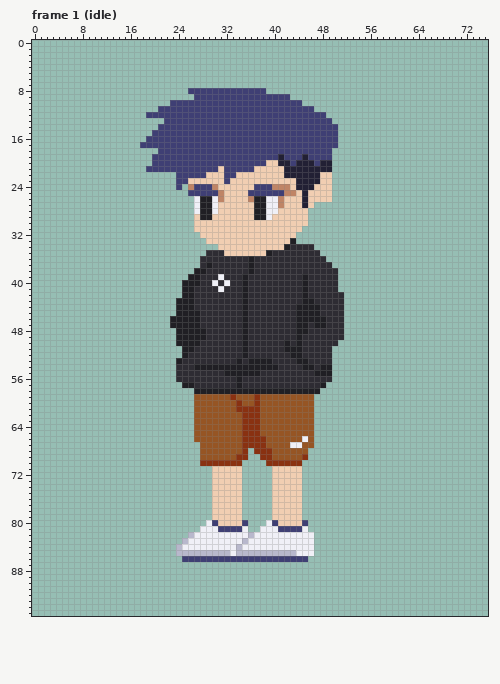
Two versions of one pixel-art file, assets/player/player.aseprite. Above: the version before the commit.
76x96 pixels, 20 frames. Shown: frame 1 (idle). The commit also changed other frames, which this record leaves out.
After:
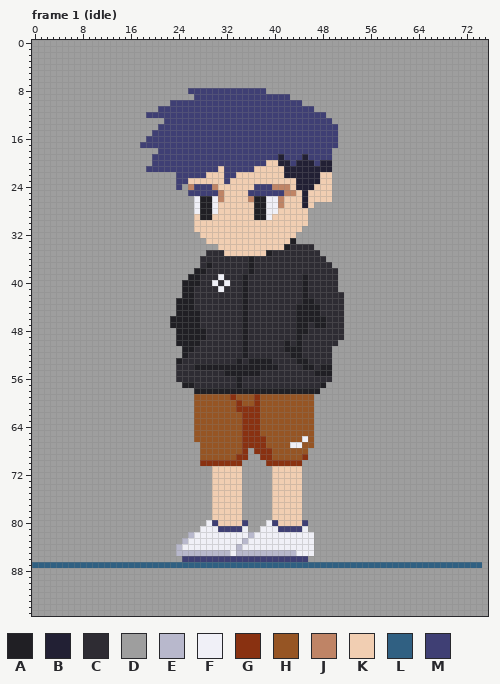
Palette (. is transparent): A #201f24  B #222034  C #2e2c33  D #9e9e9e  E #b8b8cc  F #f0f0f7  G #893111  H #965524  J #bf8466  K #f1ceb2  L #306082  M #3f3f74
The commit says: assets: main char jump fall frames
The exact change:
layer "Background" now shown
Frame 1 (idle), layer "Background":
y 0..7: x 0..75 ............................................................................ -> DDDDDDDDDDDDDDDDDDDDDDDDDDDDDDDDDDDDDDDDDDDDDDDDDDDDDDDDDDDDDDDDDDDDDDDDDDDD
y 8: x 0..25 .......................... -> DDDDDDDDDDDDDDDDDDDDDDDDDD; x 39..75 ..................................... -> DDDDDDDDDDDDDDDDDDDDDDDDDDDDDDDDDDDDD
y 9: x 0..26 ........................... -> DDDDDDDDDDDDDDDDDDDDDDDDDDD; x 43..75 ................................. -> DDDDDDDDDDDDDDDDDDDDDDDDDDDDDDDDD
y 10: x 0..22 ....................... -> DDDDDDDDDDDDDDDDDDDDDDD; x 45..75 ............................... -> DDDDDDDDDDDDDDDDDDDDDDDDDDDDDDD
y 11: x 0..20 ..................... -> DDDDDDDDDDDDDDDDDDDDD; x 47..75 ............................. -> DDDDDDDDDDDDDDDDDDDDDDDDDDDDD
y 12: x 0..18 ................... -> DDDDDDDDDDDDDDDDDDD; x 49..75 ........................... -> DDDDDDDDDDDDDDDDDDDDDDDDDDD
y 13: x 0..21 ...................... -> DDDDDDDDDDDDDDDDDDDDDD; x 50..75 .......................... -> DDDDDDDDDDDDDDDDDDDDDDDDDD
y 14: x 0..20 ..................... -> DDDDDDDDDDDDDDDDDDDDD; x 51..75 ......................... -> DDDDDDDDDDDDDDDDDDDDDDDDD
y 15: x 0..19 .................... -> DDDDDDDDDDDDDDDDDDDD; x 51..75 ......................... -> DDDDDDDDDDDDDDDDDDDDDDDDD
y 16: x 0..18 ................... -> DDDDDDDDDDDDDDDDDDD; x 51..75 ......................... -> DDDDDDDDDDDDDDDDDDDDDDDDD
y 17: x 0..17 .................. -> DDDDDDDDDDDDDDDDDD; x 51..75 ......................... -> DDDDDDDDDDDDDDDDDDDDDDDDD
y 18: x 0..20 ..................... -> DDDDDDDDDDDDDDDDDDDDD; x 50..75 .......................... -> DDDDDDDDDDDDDDDDDDDDDDDDDD
y 19..20: x 0..19 .................... -> DDDDDDDDDDDDDDDDDDDD; x 50..75 .......................... -> DDDDDDDDDDDDDDDDDDDDDDDDDD
y 21: x 0..18 ................... -> DDDDDDDDDDDDDDDDDDD; x 50..75 .......................... -> DDDDDDDDDDDDDDDDDDDDDDDDDD
y 22..23: x 0..23 ........................ -> DDDDDDDDDDDDDDDDDDDDDDDD; x 50..75 .......................... -> DDDDDDDDDDDDDDDDDDDDDDDDDD
y 24: x 0..23 ........................ -> DDDDDDDDDDDDDDDDDDDDDDDD; x 25 . -> D; x 50..75 .......................... -> DDDDDDDDDDDDDDDDDDDDDDDDDD
y 25: x 0..25 .......................... -> DDDDDDDDDDDDDDDDDDDDDDDDDD; x 50..75 .......................... -> DDDDDDDDDDDDDDDDDDDDDDDDDD
y 26: x 0..26 ........................... -> DDDDDDDDDDDDDDDDDDDDDDDDDDD; x 50..75 .......................... -> DDDDDDDDDDDDDDDDDDDDDDDDDD
y 27: x 0..26 ........................... -> DDDDDDDDDDDDDDDDDDDDDDDDDDD; x 47..75 ............................. -> DDDDDDDDDDDDDDDDDDDDDDDDDDDDD
y 28..30: x 0..26 ........................... -> DDDDDDDDDDDDDDDDDDDDDDDDDDD; x 46..75 .............................. -> DDDDDDDDDDDDDDDDDDDDDDDDDDDDDD
y 31: x 0..26 ........................... -> DDDDDDDDDDDDDDDDDDDDDDDDDDD; x 45..75 ............................... -> DDDDDDDDDDDDDDDDDDDDDDDDDDDDDDD
y 32: x 0..27 ............................ -> DDDDDDDDDDDDDDDDDDDDDDDDDDDD; x 44..75 ................................ -> DDDDDDDDDDDDDDDDDDDDDDDDDDDDDDDD
y 33: x 0..28 ............................. -> DDDDDDDDDDDDDDDDDDDDDDDDDDDDD; x 44..75 ................................ -> DDDDDDDDDDDDDDDDDDDDDDDDDDDDDDDD
y 34: x 0..30 ............................... -> DDDDDDDDDDDDDDDDDDDDDDDDDDDDDDD; x 47..75 ............................. -> DDDDDDDDDDDDDDDDDDDDDDDDDDDDD
y 35: x 0..28 ............................. -> DDDDDDDDDDDDDDDDDDDDDDDDDDDDD; x 48..75 ............................ -> DDDDDDDDDDDDDDDDDDDDDDDDDDDD
y 36: x 0..27 ............................ -> DDDDDDDDDDDDDDDDDDDDDDDDDDDD; x 49..75 ........................... -> DDDDDDDDDDDDDDDDDDDDDDDDDDD
y 37: x 0..27 ............................ -> DDDDDDDDDDDDDDDDDDDDDDDDDDDD; x 50..75 .......................... -> DDDDDDDDDDDDDDDDDDDDDDDDDD
y 38: x 0..26 ........................... -> DDDDDDDDDDDDDDDDDDDDDDDDDDD; x 51..75 ......................... -> DDDDDDDDDDDDDDDDDDDDDDDDD
y 39: x 0..25 .......................... -> DDDDDDDDDDDDDDDDDDDDDDDDDD; x 51..75 ......................... -> DDDDDDDDDDDDDDDDDDDDDDDDD
y 40..41: x 0..24 ......................... -> DDDDDDDDDDDDDDDDDDDDDDDDD; x 51..75 ......................... -> DDDDDDDDDDDDDDDDDDDDDDDDD
y 42: x 0..24 ......................... -> DDDDDDDDDDDDDDDDDDDDDDDDD; x 52..75 ........................ -> DDDDDDDDDDDDDDDDDDDDDDDD
y 43..45: x 0..23 ........................ -> DDDDDDDDDDDDDDDDDDDDDDDD; x 52..75 ........................ -> DDDDDDDDDDDDDDDDDDDDDDDD
y 46..47: x 0..22 ....................... -> DDDDDDDDDDDDDDDDDDDDDDD; x 52..75 ........................ -> DDDDDDDDDDDDDDDDDDDDDDDD
y 48..49: x 0..23 ........................ -> DDDDDDDDDDDDDDDDDDDDDDDD; x 52..75 ........................ -> DDDDDDDDDDDDDDDDDDDDDDDD
y 50: x 0..23 ........................ -> DDDDDDDDDDDDDDDDDDDDDDDD; x 51..75 ......................... -> DDDDDDDDDDDDDDDDDDDDDDDDD
y 51..52: x 0..24 ......................... -> DDDDDDDDDDDDDDDDDDDDDDDDD; x 50..75 .......................... -> DDDDDDDDDDDDDDDDDDDDDDDDDD
y 53..56: x 0..23 ........................ -> DDDDDDDDDDDDDDDDDDDDDDDD; x 50..75 .......................... -> DDDDDDDDDDDDDDDDDDDDDDDDDD
y 57: x 0..24 ......................... -> DDDDDDDDDDDDDDDDDDDDDDDDD; x 49..75 ........................... -> DDDDDDDDDDDDDDDDDDDDDDDDDDD
y 58: x 0..26 ........................... -> DDDDDDDDDDDDDDDDDDDDDDDDDDD; x 48..75 ............................ -> DDDDDDDDDDDDDDDDDDDDDDDDDDDD
y 59..66: x 0..26 ........................... -> DDDDDDDDDDDDDDDDDDDDDDDDDDD; x 47..75 ............................. -> DDDDDDDDDDDDDDDDDDDDDDDDDDDDD
y 67: x 0..27 ............................ -> DDDDDDDDDDDDDDDDDDDDDDDDDDDD; x 47..75 ............................. -> DDDDDDDDDDDDDDDDDDDDDDDDDDDDD
y 68: x 0..27 ............................ -> DDDDDDDDDDDDDDDDDDDDDDDDDDDD; x 36 . -> D; x 46..75 .............................. -> DDDDDDDDDDDDDDDDDDDDDDDDDDDDDD
y 69: x 0..27 ............................ -> DDDDDDDDDDDDDDDDDDDDDDDDDDDD; x 36..37 .. -> DD; x 46..75 .............................. -> DDDDDDDDDDDDDDDDDDDDDDDDDDDDDD
y 70: x 0..27 ............................ -> DDDDDDDDDDDDDDDDDDDDDDDDDDDD; x 35..38 .... -> DDDD; x 45..75 ............................... -> DDDDDDDDDDDDDDDDDDDDDDDDDDDDDDD
y 71..79: x 0..29 .............................. -> DDDDDDDDDDDDDDDDDDDDDDDDDDDDDD; x 35..39 ..... -> DDDDD; x 45..75 ............................... -> DDDDDDDDDDDDDDDDDDDDDDDDDDDDDDD
y 80: x 0..28 ............................. -> DDDDDDDDDDDDDDDDDDDDDDDDDDDDD; x 36..38 ... -> DDD; x 46..75 .............................. -> DDDDDDDDDDDDDDDDDDDDDDDDDDDDDD
y 81: x 0..27 ............................ -> DDDDDDDDDDDDDDDDDDDDDDDDDDDD; x 36..37 .. -> DD; x 46..75 .............................. -> DDDDDDDDDDDDDDDDDDDDDDDDDDDDDD
y 82: x 0..25 .......................... -> DDDDDDDDDDDDDDDDDDDDDDDDDD; x 47..75 ............................. -> DDDDDDDDDDDDDDDDDDDDDDDDDDDDD
y 83: x 0..24 ......................... -> DDDDDDDDDDDDDDDDDDDDDDDDD; x 47..75 ............................. -> DDDDDDDDDDDDDDDDDDDDDDDDDDDDD
y 84..85: x 0..23 ........................ -> DDDDDDDDDDDDDDDDDDDDDDDD; x 47..75 ............................. -> DDDDDDDDDDDDDDDDDDDDDDDDDDDDD
y 86: x 0..24 ......................... -> DDDDDDDDDDDDDDDDDDDDDDDDD; x 46..75 .............................. -> DDDDDDDDDDDDDDDDDDDDDDDDDDDDDD
y 87: x 0..75 ............................................................................ -> LLLLLLLLLLLLLLLLLLLLLLLLLLLLLLLLLLLLLLLLLLLLLLLLLLLLLLLLLLLLLLLLLLLLLLLLLLLD
y 88..95: x 0..75 ............................................................................ -> DDDDDDDDDDDDDDDDDDDDDDDDDDDDDDDDDDDDDDDDDDDDDDDDDDDDDDDDDDDDDDDDDDDDDDDDDDDD
Where, in picture pixels (left, top, right, bottom), the same in both pictures:
added: (32, 40, 488, 616)
